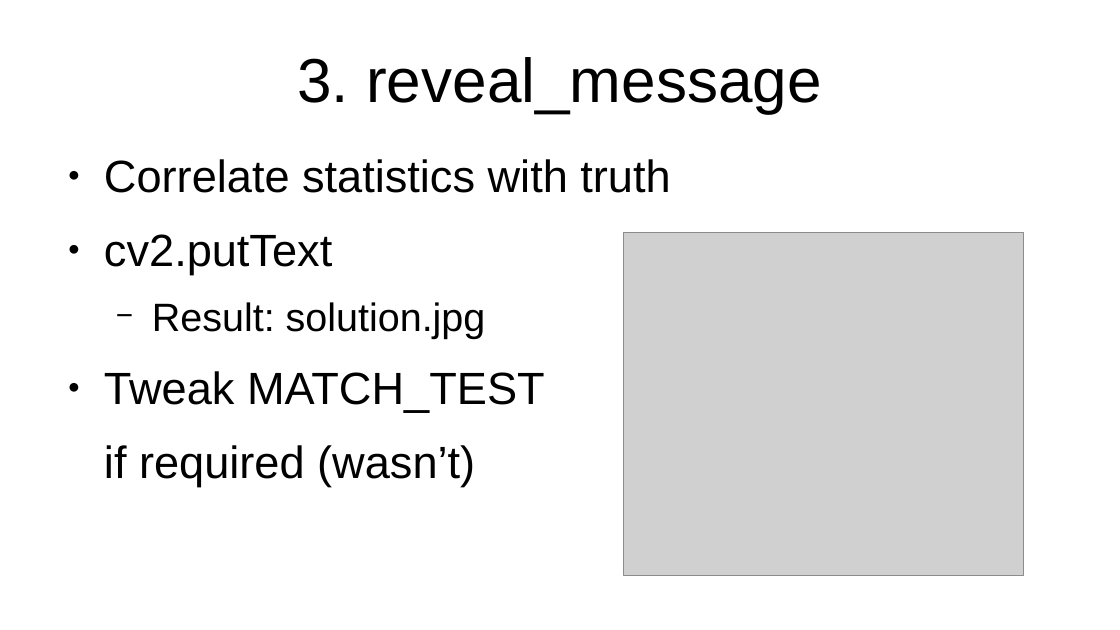
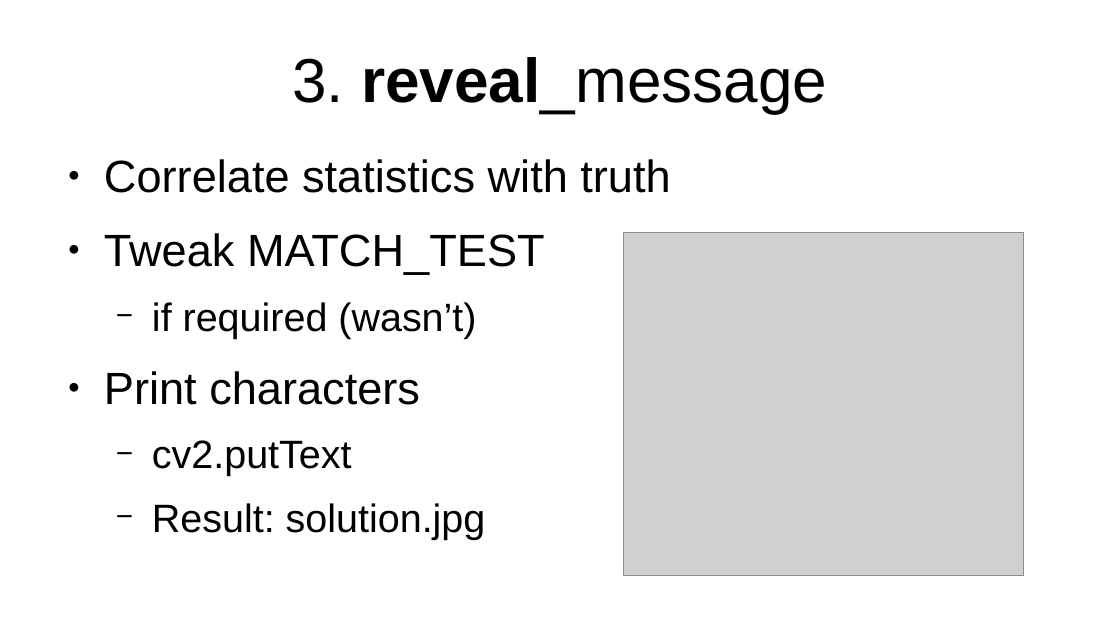
Before and after one commit to wulfgarpro/ancientrunes, a slide deck: slide 7 of lightning_talk/lightning_talk.odp. Drawn at 1120x630 pixels with LibreOffice and Linux fonts; fonts in the diff are those of the drawing; grey boxes stand for pictures. Boxes give left, top, right and bottom in pixels: in the first picture for what was removed or moved away, otherwise in the second. Text is boxed around its words. In the diff, an @@ line names an element or a change of style, - is before the commit and + after.

```diff
--- a/lightning_talk/lightning_talk.odp
+++ b/lightning_talk/lightning_talk.odp
@@ title "3. reveal_message" at (292, 57, 827, 113): bold on in "reveal_message" @@
@@ text at (104, 233, 545, 405): paragraphs added @@
+● Tweak MATCH_TEST
+  − if required (wasn’t)
+● Print characters
@@ text at (104, 371, 545, 487): paragraphs removed @@
-● Tweak MATCH_TEST
-if required (wasn’t)
@@ text at (152, 440, 352, 476): size 32 to 28 pt in "cv2.putText"; bullet ● to −; list level 1 to 2 in "cv2.putText" @@
```
Also in this commit, not shown: 5 other slides changed, 1 other file.
